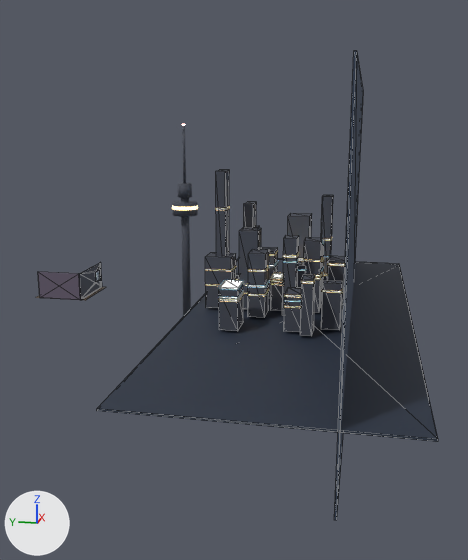
An edit to the glTF model public/models/room.glb, drawn before and after from the same camera.
Rendered twice from a 50 mm lens placed at (-72.5, -35.0, 20.6), pointed at (0.9, -20.3, 2.3). Lighting does not change. The marker at lower left points along +X, +Y and +Z. The older version comes first. Mesh edges are drawn as thin lines on the coarser meshes. Where no turn or scale is listed for an object, it has been applied to the vertices. Vertices at exactly the same position are counted once.

The first picture shows 'cn_tower', 'ix_window', 'wall_back', 'wall_left' and 1 more.
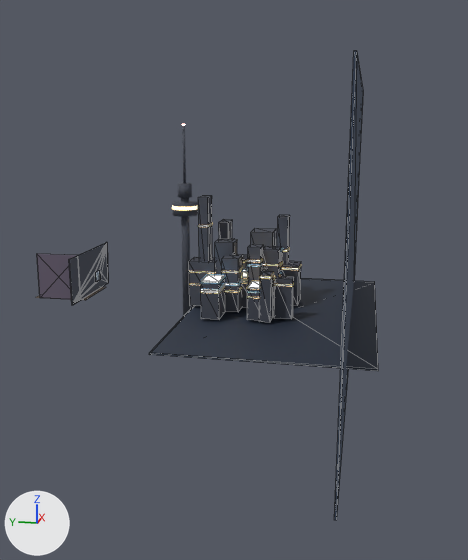
Where the newer file only moved an object's origin or applied its transform, the numbers keep the older frame.

Changed parts and their boxes (x1, y1, x2, y2) in the pictures (468 x 560 px; the box of a moved part takes in the faces that stretch with it):
'ix_window', reshaped (33% narrower): before (97, 51, 438, 520); after (149, 51, 378, 520)
'wall_back', reshaped (71% wider, 64% taller): before (79, 262, 102, 300); after (69, 242, 109, 305)
part 2 of me_ix_window, moved or reshaped: before (97, 258, 438, 442); after (149, 278, 378, 371)
part 3 of me_ix_window, moved or reshaped: before (284, 287, 301, 332); after (247, 289, 260, 321)
part 4 of me_ix_window, moved or reshaped: before (327, 256, 345, 305); after (281, 261, 301, 306)
part 5 of me_ix_window, moved or reshaped: before (219, 284, 243, 331); after (201, 278, 225, 320)
part 6 of me_ix_window, moved or reshaped (not visible afterwards): before (323, 261, 328, 281)
part 7 of me_ix_window, moved or reshaped: before (321, 281, 342, 330); after (274, 276, 294, 319)
part 8 of me_ix_window, moved or reshaped: before (239, 228, 261, 309); after (215, 239, 237, 275)
part 9 of me_ix_window, moved or reshaped: before (303, 238, 323, 313); after (262, 246, 282, 309)
part 10 of me_ix_window, moved or reshaped: before (244, 202, 256, 228); after (219, 219, 232, 239)
part 11 of me_ix_window, moved or reshaped: before (282, 235, 299, 316); after (248, 244, 263, 285)
part 12 of me_ix_window, moved or reshaped: before (248, 249, 269, 318); after (222, 255, 243, 312)
part 13 of me_ix_window, moved or reshaped (mostly hidden): before (297, 261, 306, 288); after (262, 268, 268, 271)
part 14 of me_ix_window, moved or reshaped: before (300, 275, 315, 336); after (259, 271, 274, 323)
part 15 of me_ix_window, moved or reshaped: before (321, 195, 333, 261); after (277, 215, 290, 262)
part 16 of me_ix_window, moved or reshaped: before (320, 243, 324, 308); after (280, 250, 283, 277)
part 17 of me_ix_window, moved or reshaped: before (271, 279, 283, 311); after (241, 278, 248, 308)
part 18 of me_ix_window, moved or reshaped: before (216, 170, 229, 256); after (198, 195, 212, 261)
part 19 of me_ix_window, moved or reshaped (mostly hidden afterwards): before (261, 247, 278, 298); after (237, 254, 248, 272)
part 20 of me_ix_window, moved or reshaped: before (205, 207, 345, 308); after (189, 223, 301, 306)

Patch to the scene script:
```diff
--- a/public/models/room.glb.py
+++ b/public/models/room.glb.py
@@ me_wall_back @@
-me_wall_back.from_pydata(...)  # 16 vertices, 32 faces; spans x -3.2..3.2, y -0.06..0.06, z -1.6..1.6
+me_wall_back.from_pydata(...)  # 16 vertices, 32 faces; spans x -5.5..5.5, y -0.06..0.06, z -1.6..3.8
+# me_wall_back part 1
+# 8 vertices are removed from x -3.2..3.2, y -0.06..0.06, z -1.6..1.6
+# 24 faces are deleted
+# 8 vertices are added at x -5.5..5.5, y -0.06..0.06, z -1.6..3.8
+# 24 new faces join them
 me_wall_back.materials.append(mat_wall)
@@ me_ix_window @@
-me_ix_window.from_pydata(...)  # 672 vertices, 1008 faces; spans x -30.0..30.0, y -7.0..19.0, z -17.0..17.0
+me_ix_window.from_pydata(...)  # 672 vertices, 1008 faces; spans x -30.0..30.0, y -3.0..19.2, z -17.0..17.0
+# me_ix_window part 2: the loose piece of 8 vertices spanning x -30.0..30.0, y -7.0..19.0, z -9.7..-9.5 is scaled about its middle by (0.567, 0.846, 1), then moved by (0.0, 2.0, 0.0)
+# me_ix_window part 3: the loose piece of 8 vertices spanning x -8.7..-5.6, y 4.8..6.7, z -9.2..-5.1 is scaled about its middle by (1, 1, 0.937), then moved by (3.2, 4.6, -0.1)
+# me_ix_window part 4: the loose piece of 8 vertices spanning x 3.0..5.9, y 0.8..2.9, z -9.2..-3.8 is scaled about its middle by (1, 1, 0.895), then moved by (-1.4, 5.5, -0.3)
+# me_ix_window part 5: the loose piece of 8 vertices spanning x -9.5..-6.3, y 11.6..13.6, z -9.2..-4.8 is scaled about its middle by (1, 1, 0.923), then moved by (3.5, 2.8, -0.2)
+# me_ix_window part 6: the loose piece of 8 vertices spanning x 5.5..7.5, y 2.1..3.9, z -9.2..-4.4 is scaled about its middle by (1, 1, 0.913), then moved by (-2.2, 5.2, -0.2)
+# me_ix_window part 7: the loose piece of 8 vertices spanning x -7.2..-5.9, y 0.9..2.9, z -9.2..-4.1 is scaled about its middle by (1, 1, 0.903), then moved by (3.0, 5.5, -0.2)
+# me_ix_window part 8: the loose piece of 8 vertices spanning x -1.2..0.9, y 10.8..13.1, z -9.2..0.2 is scaled about its middle by (1, 1, 0.84), then moved by (0.4, 3.0, -0.8)
+# me_ix_window part 9: the loose piece of 8 vertices spanning x -0.9..1.3, y 3.6..5.5, z -9.2..-0.7 is scaled about its middle by (1, 1, 0.848), then moved by (0.3, 4.9, -0.6)
+# me_ix_window part 10: the loose piece of 8 vertices spanning x 3.4..5.8, y 12.2..13.4, z -9.2..2.8 is scaled about its middle by (1, 1, 0.824), then moved by (-1.5, 2.8, -1.1)
+# me_ix_window part 11: the loose piece of 8 vertices spanning x -2.9..-1.0, y 6.1..7.7, z -9.2..-0.2 is scaled about its middle by (1, 1, 0.843), then moved by (1.2, 4.3, -0.7)
+# me_ix_window part 12: the loose piece of 8 vertices spanning x -4.1..-1.4, y 9.5..11.5, z -9.2..-1.8 is scaled about its middle by (1, 1, 0.861), then moved by (1.5, 3.4, -0.5)
+# me_ix_window part 13: the loose piece of 8 vertices spanning x -1.2..1.4, y 5.2..6.8, z -9.2..-3.6 is scaled about its middle by (1, 1, 0.892), then moved by (0.3, 4.5, -0.3)
+# me_ix_window part 14: the loose piece of 8 vertices spanning x -9.7..-7.6, y 3.7..4.9, z -9.2..-3.1 is scaled about its middle by (1, 1, 0.881), then moved by (3.8, 4.9, -0.4)
+# me_ix_window part 15: the loose piece of 8 vertices spanning x 6.0..7.8, y 2.8..4.1, z -9.2..3.6 is scaled about its middle by (1, 1, 0.82), then moved by (-2.4, 5.1, -1.2)
+# me_ix_window part 16: the loose piece of 8 vertices spanning x 1.2..3.2, y 3.5..5.1, z -9.2..-1.4 is scaled about its middle by (1, 1, 0.855), then moved by (-0.5, 4.9, -0.6)
+# me_ix_window part 17: the loose piece of 8 vertices spanning x -1.0..1.4, y 6.8..9.3, z -9.2..-5.5 is moved by (0.3, 4.0, -0.1)
+# me_ix_window part 18: the loose piece of 8 vertices spanning x -0.6..1.5, y 14.8..16.0, z -9.2..7.0 is scaled about its middle by (1, 1, 0.808), then moved by (0.2, 2.2, -1.6)
+# me_ix_window part 19: the loose piece of 8 vertices spanning x 4.3..7.3, y 9.6..12.7, z -9.2..-3.2 is scaled about its middle by (1, 1, 0.883), then moved by (-1.9, 3.2, -0.3)
+# me_ix_window part 20: 472 of 672 vertices moved; they spanned x -9.7..11.7, y 0.8..17.1, z -9.2..2.7 and now span x -6.0..7.7, y 6.3..19.2, z -9.2..0.6; mean shift (-0.3, 3.8, -0.4); largest move (-7.2, 2.9, -5.0) -> (-4.2, 8.5, -5.3)
+# other edits to the shape of me_ix_window do not show in these pictures
 me_ix_window.materials.append(mat_sky)
```
